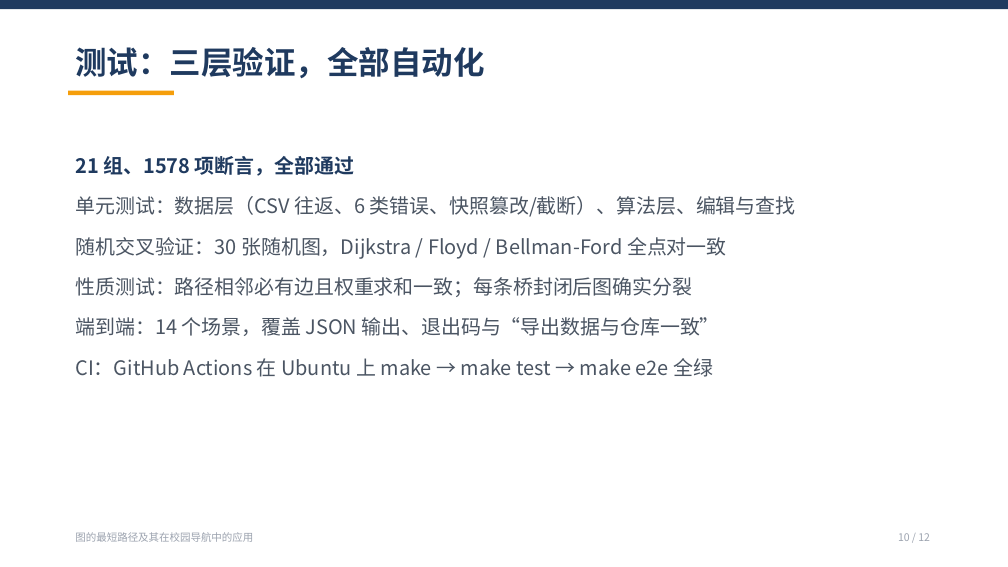
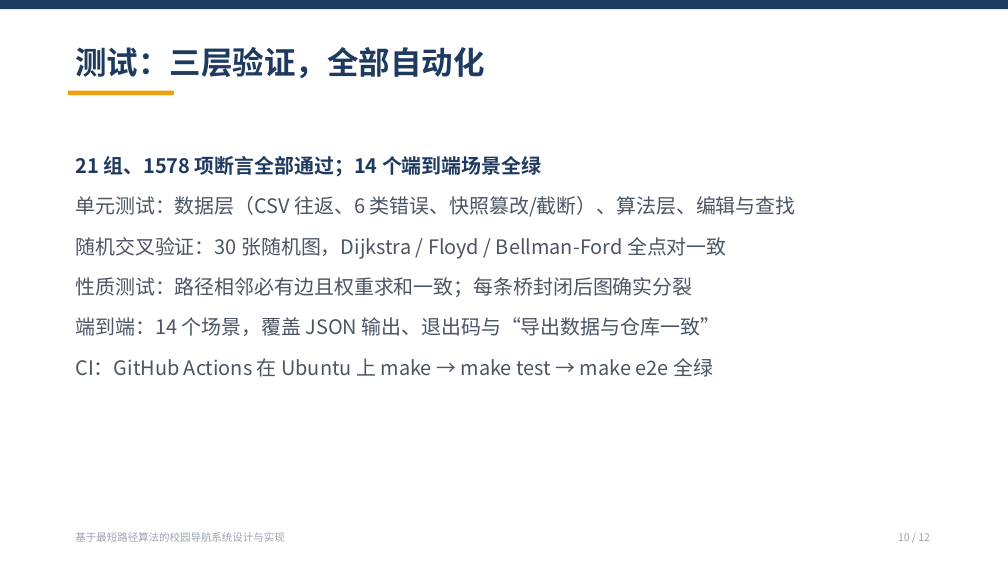
Before and after one commit to CR7Jialuo/UseOfTu, a slide deck: slide 10 of docs/答辩演示.pptx. Drawn at 1008x567 pixels with LibreOffice and Linux fonts; fonts in the diff are those of the drawing. Boxes give left, top, right and bottom in pixels: in the first picture for what was removed or moved away, otherwise in the second. Text is boxed around its words. In the diff, an @@ line names an element or a change of style, - is before the commit and + after.

```diff
--- a/docs/答辩演示.pptx
+++ b/docs/答辩演示.pptx
@@ text at (75, 156, 541, 177): text changed @@
-21 组、1578 项断言，全部通过
+21 组、1578 项断言全部通过；14 个端到端场景全绿
@@ text at (75, 532, 284, 542): text changed @@
-图的最短路径及其在校园导航中的应用
+基于最短路径算法的校园导航系统设计与实现
```
Also in this commit, not shown: 11 other slides changed, 9 other files.
